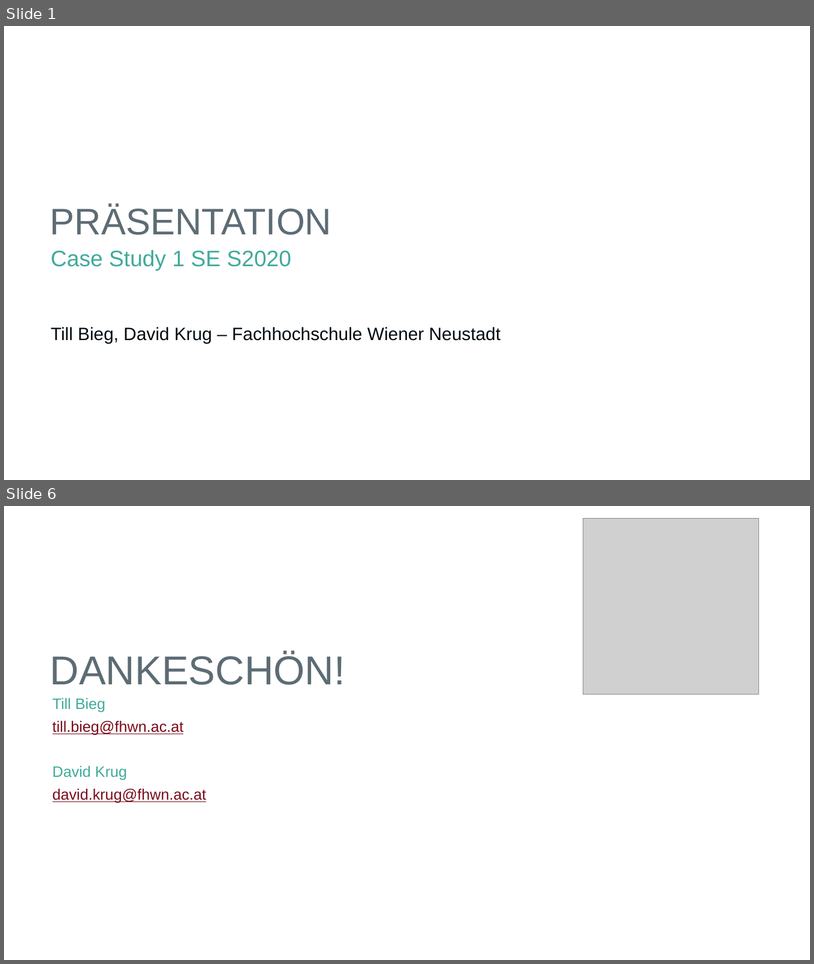
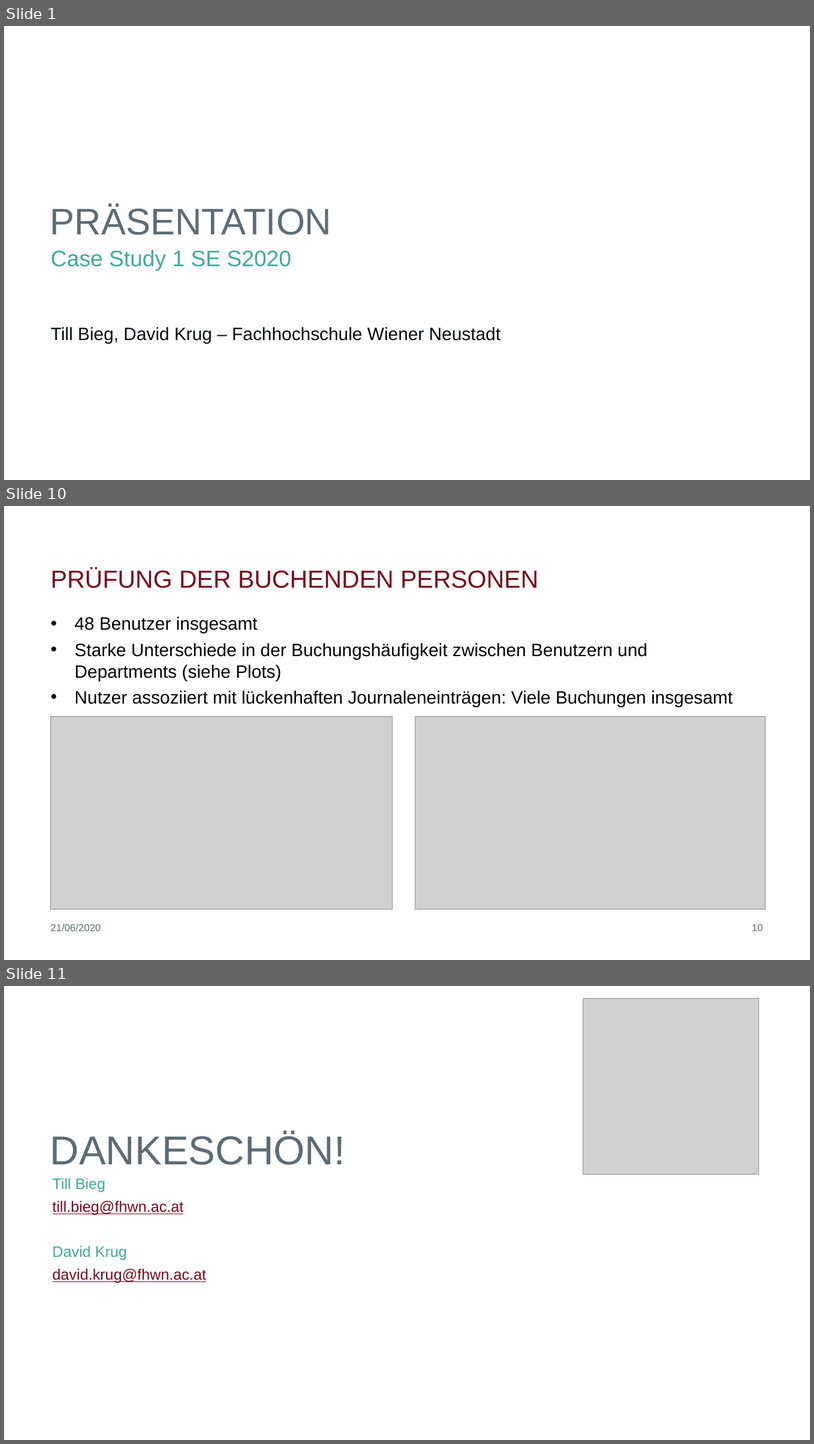
Before and after one commit to biegt/auditing_case_study, a slide deck: 04_output/Präsentation_Case_Study_1_Bieg_Krug.pptx. Shown one above the other, each under a label of ours: slides 1 and 6 before the commit, slides 1, 10 and 11 after it; the slides between them are not shown. The pictures are 814x964 and 814x1444 pixels, drawn with LibreOffice and Linux fonts; fonts in the diff are those of the drawing; grey boxes stand for pictures; background and template pictures are left out. Boxes give left, top, right and bottom in pixels: in the first picture for what was removed or moved away, otherwise in the second. Text is boxed around its words. In the diff, an @@ line names an element or a change of style, - is before the commit and + after.

```diff
--- a/04_output/Präsentation_Case_Study_1_Bieg_Krug.pptx
+++ b/04_output/Präsentation_Case_Study_1_Bieg_Krug.pptx
@@ slide 10 added at (4, 506, 810, 960), background #FFFFFF @@
@@ title added at (51, 568, 539, 588), 29.3 pt, text #790B1A @@
+PRÜFUNG DER BUCHENDEN PERSONEN
@@ text added at (75, 616, 733, 706), 21.3 pt, text #000000 @@
+• 48 Benutzer insgesamt
+• Starke Unterschiede in der Buchungshäufigkeit zwischen Benutzern und Departments (siehe Plots)
+• Nutzer assoziiert mit lückenhaften Journaleneinträgen: Viele Buchungen insgesamt
@@ picture added at (51, 717, 392, 909) @@
@@ picture added at (416, 717, 765, 909) @@
@@ text added at (51, 924, 101, 931), 12 pt, text #5D6C74 @@
+21/06/2020
@@ page number added at (752, 924, 764, 931), 12 pt, text #5D6C74 @@
+10
@@ what was slide 6 is now slide 11 @@
```
Also in this commit, not shown: 1 slide changed, 7 other slides added, 3 slides removed.
